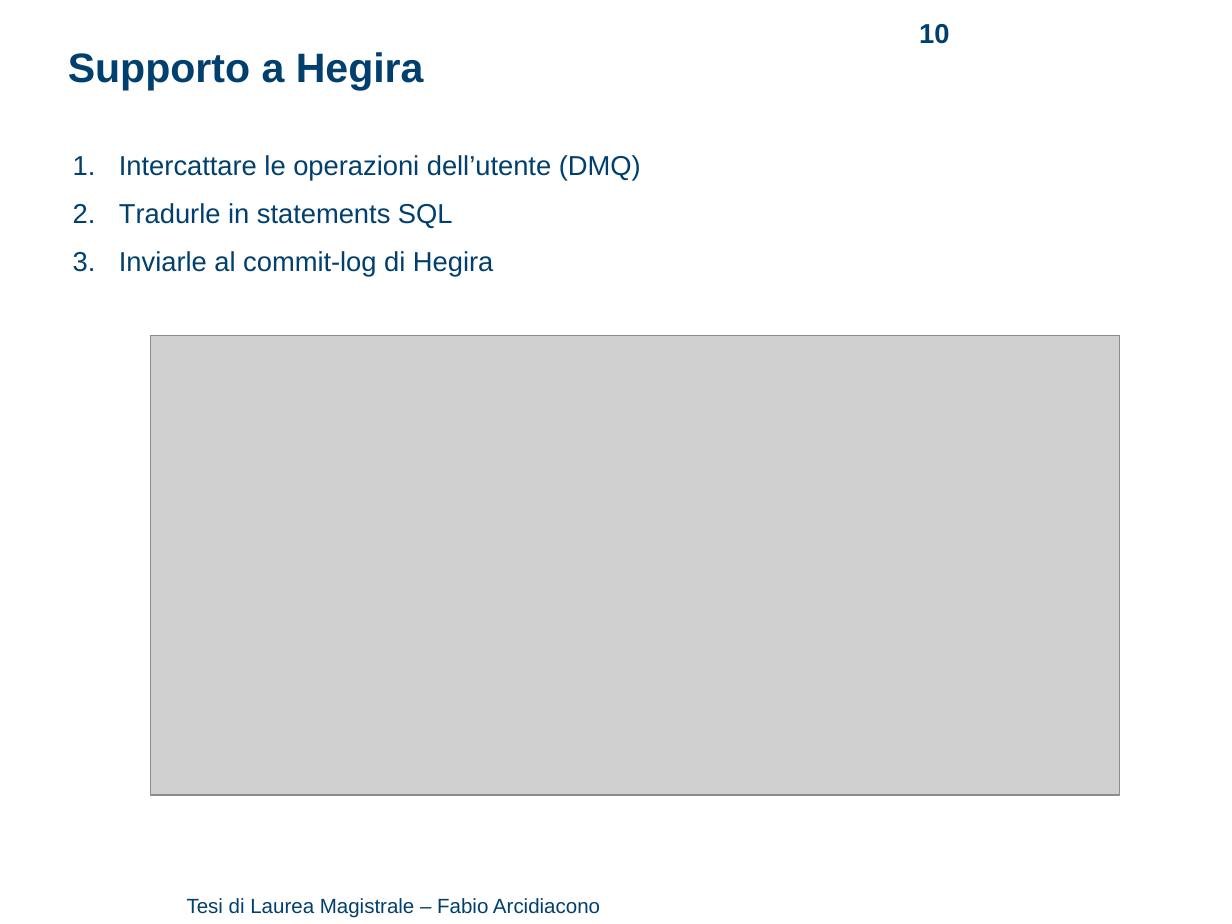
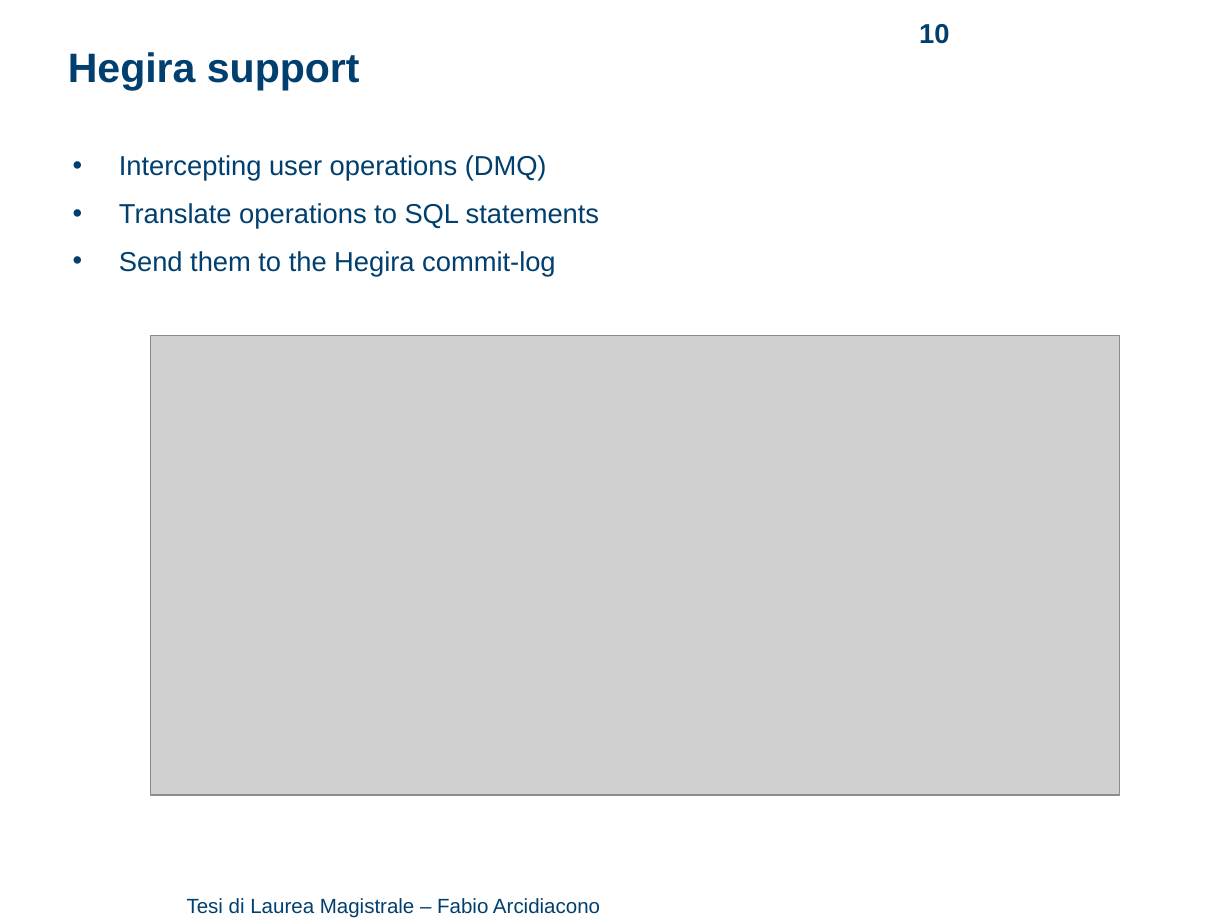
Before and after one commit to arci/thesis, a slide deck: slide 10 of presentation/ThesisPresentation.ppt. Drawn at 1232x924 pixels with LibreOffice and Linux fonts; fonts in the diff are those of the drawing; grey boxes stand for pictures; background and template pictures are left out. Boxes give left, top, right and bottom in pixels: in the first picture for what was removed or moved away, otherwise in the second. Text is boxed around its words. In the diff, an @@ line names an element or a change of style, - is before the commit and + after.

Commit message:
translated to eng italian sentences

```diff
--- a/presentation/ThesisPresentation.ppt
+++ b/presentation/ThesisPresentation.ppt
@@ text at [68,52,360,90]: text changed @@
-Supporto a Hegira
+Hegira support
@@ text at [119,155,599,277]: text changed @@
-1. Intercattare le operazioni dell’utente (DMQ)
-2. Tradurle in statements SQL
-3. Inviarle al commit-log di Hegira
+• Intercepting user operations (DMQ)
+• Translate operations to SQL statements
+• Send them to the Hegira commit-log
```
Also in this commit, not shown: 7 other slides changed, 1 other file.
